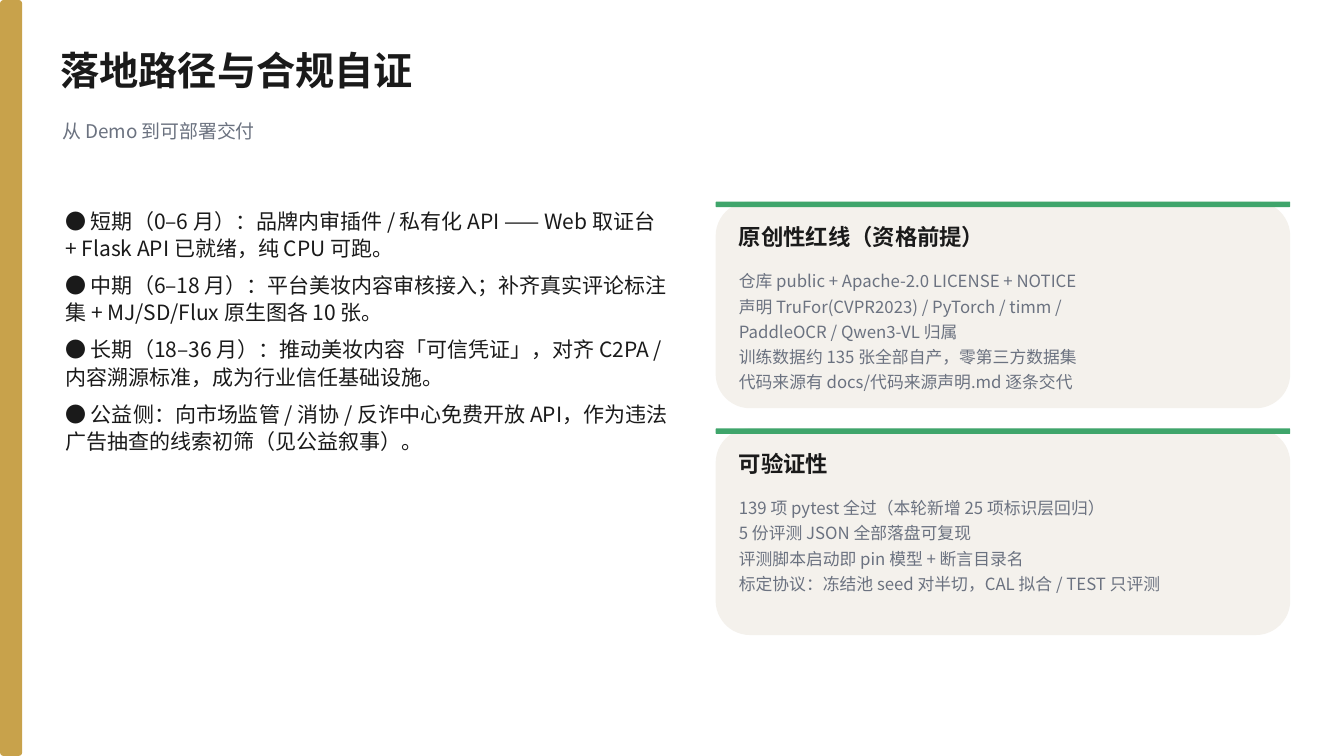
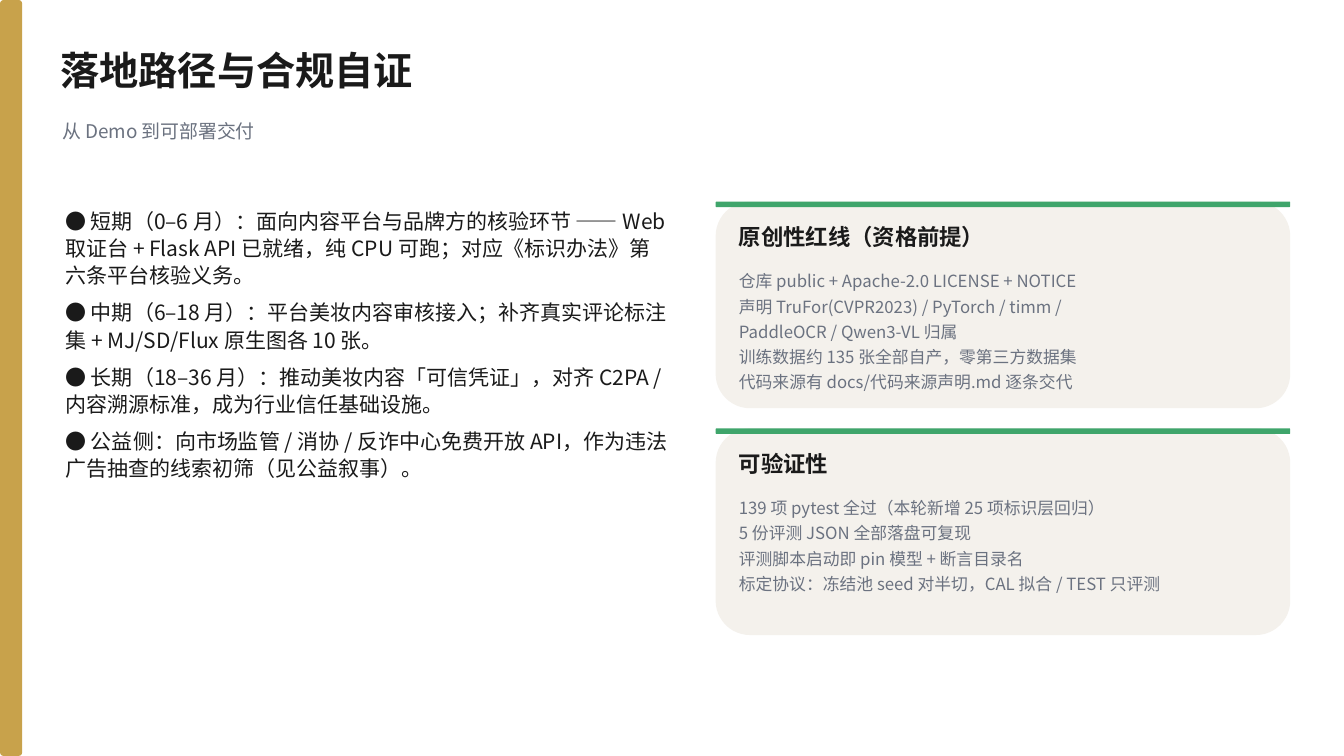
Before and after one commit to 566614/loreal-hackathon-beautyproof, a slide deck: slide 17 of docs/BeautyProof_答辩PPT.pptx. Drawn at 1344x756 pixels with LibreOffice and Linux fonts; fonts in the diff are those of the drawing. Boxes give left, top, right and bottom in pixels: in the first picture for what was removed or moved away, otherwise in the second. Text is boxed around its words. In the diff, an @@ line names an element or a change of style, - is before the commit and + after.

```diff
--- a/docs/BeautyProof_答辩PPT.pptx
+++ b/docs/BeautyProof_答辩PPT.pptx
@@ text at (x1=65, y1=211, x2=666, y2=285): text changed @@
-● 短期（0–6 月）：品牌内审插件 / 私有化 API —— Web 取证台 + Flask API 已就绪，纯 CPU 可跑。
+● 短期（0–6 月）：面向内容平台与品牌方的核验环节 —— Web 取证台 + Flask API 已就绪，纯 CPU 可跑；对应《标识办法》第六条平台核验义务。
```
Also in this commit, not shown: 5 other slides changed, 3 other files.
